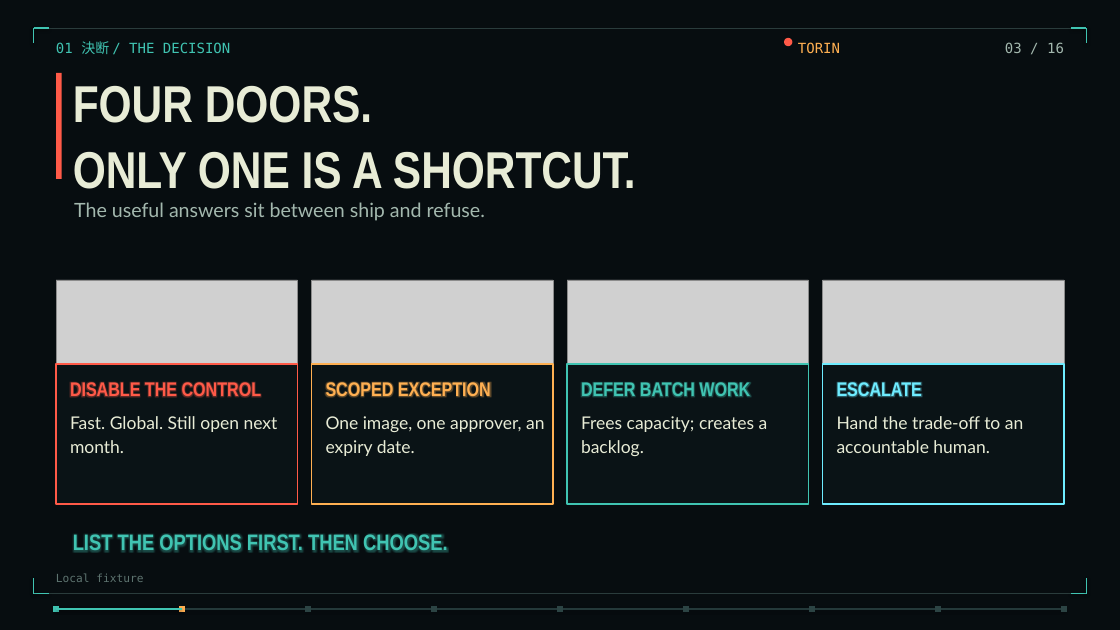
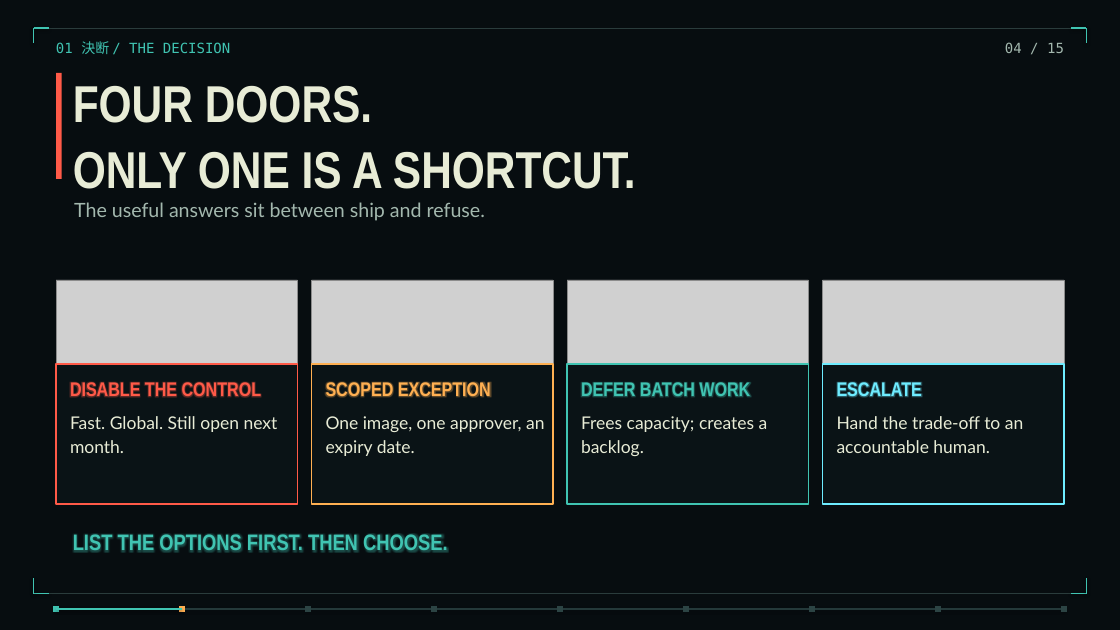
Before and after one commit to torinvdb/a-game-of-ethics, a slide deck: slide 4 of talks/three-years-in-thirty-minutes/three-years-static.pptx (slide 3 before the commit). Drawn at 1120x630 pixels with LibreOffice and Linux fonts; fonts in the diff are those of the drawing; grey boxes stand for pictures; background and template pictures are left out. Boxes give left, top, right and bottom in pixels: in the first picture for what was removed or moved away, otherwise in the second. Text is boxed around its words. In the diff, an @@ line names an element or a change of style, - is before the commit and + after.

```diff
--- a/talks/three-years-in-thirty-minutes/three-years-static.pptx
+++ b/talks/three-years-in-thirty-minutes/three-years-static.pptx
@@ ellipse removed at (784,38,792,46) @@
@@ text removed at (798,42,840,54) @@
-TORIN
@@ text at (1005,42,1064,53): text changed @@
-03 / 16
+04 / 15
@@ text removed at (56,573,143,582) @@
-Local fixture
```
Also in this commit, not shown: 16 other slides changed, 4 slides added, 4 slides removed, 52 other files.
